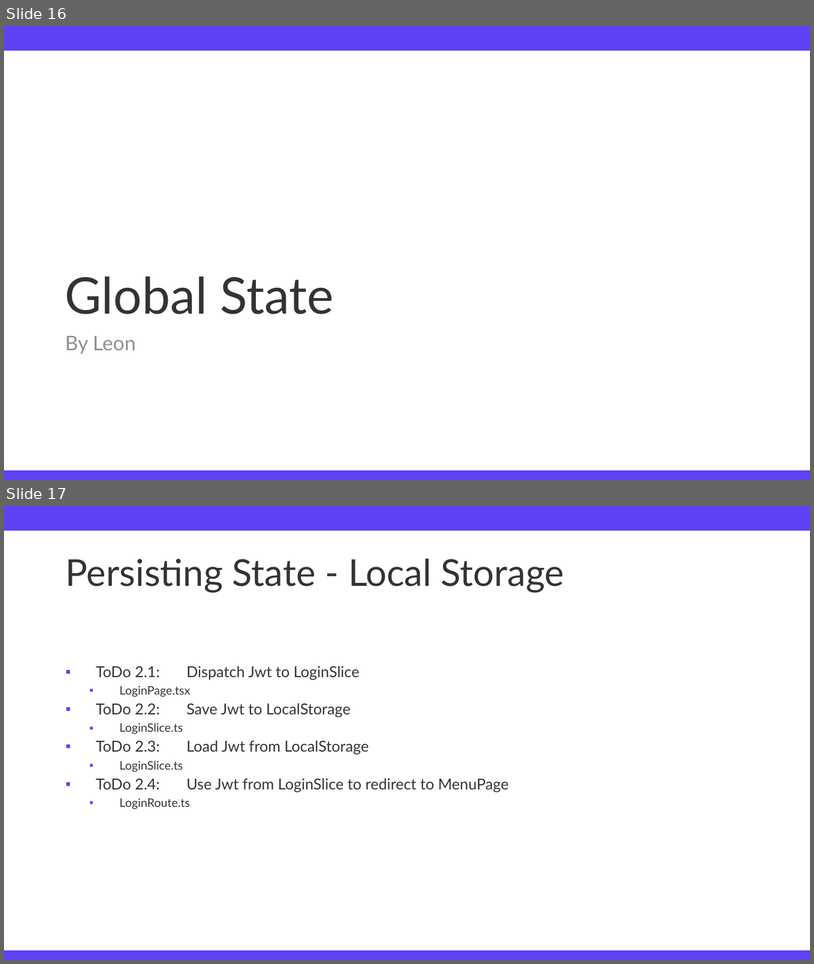
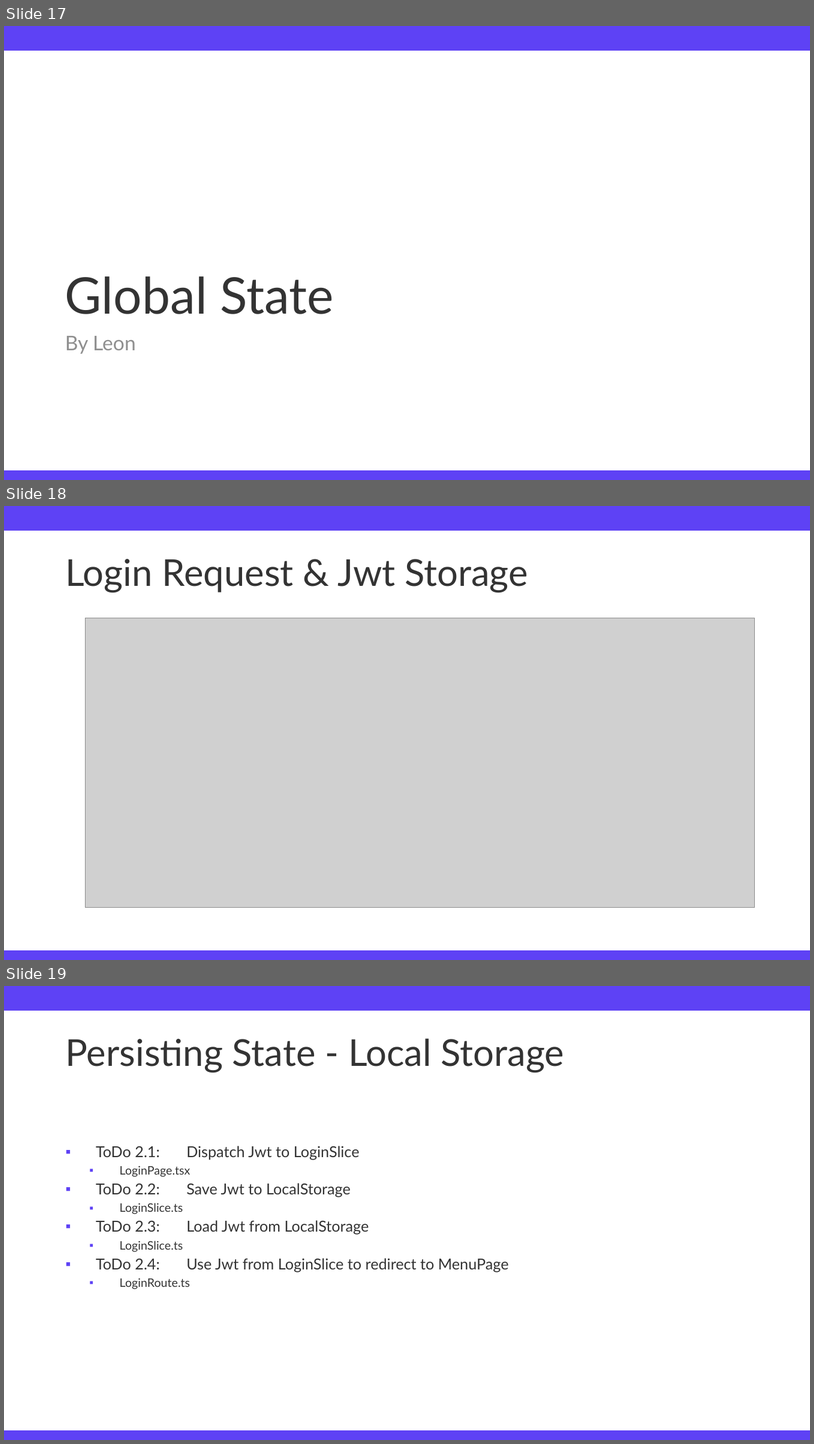
Before and after one commit to TimFehrmannAclue/techlabor_trainings_react_advanced, a slide deck: training_react_advanced.pptx. Shown one above the other, each under a label of ours: slides 16 and 17 before the commit, slides 17, 18 and 19 after it. The pictures are 814x964 and 814x1444 pixels, drawn with LibreOffice and Linux fonts; fonts in the diff are those of the drawing; grey boxes stand for pictures; background and template pictures are left out. Boxes give left, top, right and bottom in pixels: in the first picture for what was removed or moved away, otherwise in the second. Text is boxed around its words. In the diff, an @@ line names an element or a change of style, - is before the commit and + after.

```diff
--- a/training_react_advanced.pptx
+++ b/training_react_advanced.pptx
@@ slide 18 added at (4,506,810,960), background #FFFFFF; not listed: 2 template elements that a slide beside it also shows @@
@@ title added at (65,559,528,592), 44 pt, text #333333 @@
+Login Request & Jwt Storage
@@ picture added at (86,618,755,907) @@
@@ what was slide 16 is now slide 17 @@
@@ what was slide 17 is now slide 19 @@
```
Also in this commit, not shown: 2 other slides added.
